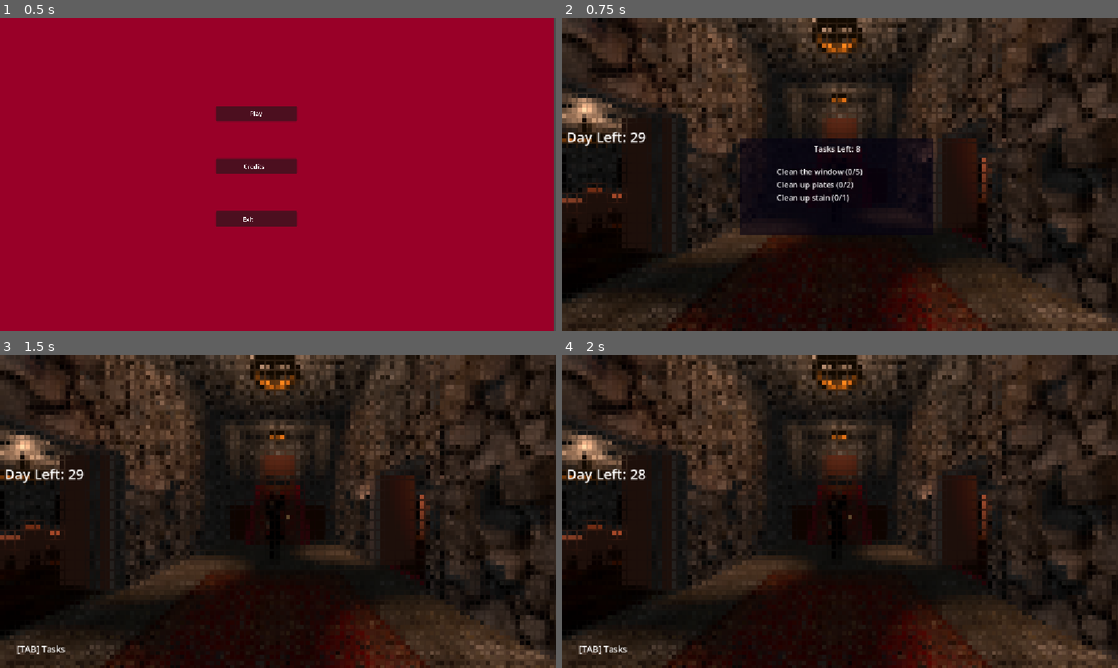
Above: before the commit, frames 1-4 (two rows, left to right).
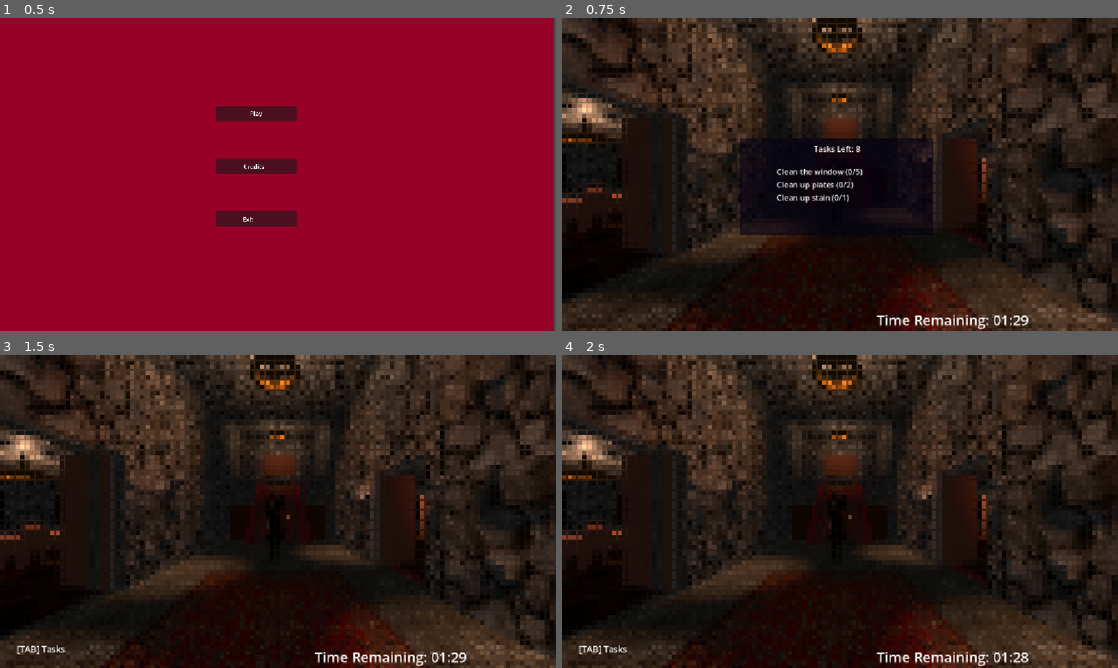
Above: after the commit, the same moments.

Repository: MichaelRRyan/gmtk-2026-countdown
Game: Godot game, scene res://screens/main_menu.tscn
Same seed, same stepped clock (60 frames per second), same inputs: the game is played once before the commit and once after it.
Inputs (mouse positions are in pixels of both pictures, inside the frame that each line leads up to):
- Up to frame 1 (0.5 s): no input
- Up to frame 2 (0.75 s): click "Play" at 0.5 s
- Up to frame 3 (1.5 s): tap Enter at 1.25 s; move the mouse to (305, 511) at 1.27 s; press the mouse at (305, 511) at 1.28 s; hold W (move_forward) from 1.28 s (still down)
- Up to frame 4 (2 s): keep holding W (move_forward); tap Space (jump) at 1.52 s

Frame 1 is identical in both runs. In frame 2, 0.7% of the frame differs, in the area x 0-84%, y 36-100%; in frame 3, 0.7%; in frame 4, 0.7%.

Commit message:
Updated timer

Diff:
--- a/Features/GameLogic/timer.gd
+++ b/Features/GameLogic/timer.gd
@@ -16,7 +16,13 @@
 	dayTimer.start()
 
 func _process(delta):
-	label.text = "Day Left: %d" % dayTimer.time_left
+	var time_remaining: int = dayTimer.time_left
+	var minutes: int = floor(time_remaining / 60.0)
+	var seconds: int = time_remaining % 60
+	label.text = "Time Remaining: %02d:%02d" % [minutes, seconds]
+
+func _start_timer():
+	dayTimer.start()
 
 func _on_timer_timeout():
 	timer_completed.emit()
--- a/Features/Player/HUD/hud.tscn
+++ b/Features/Player/HUD/hud.tscn
@@ -177,16 +177,17 @@
 [node name="CountDownTimer" type="RichTextLabel" parent="." unique_id=1062291649]
 custom_minimum_size = Vector2(500, 0)
 layout_mode = 1
-anchors_preset = 5
-anchor_left = 0.5
-anchor_right = 0.5
-offset_left = -567.0
-offset_top = 222.0
-offset_right = -67.0
-offset_bottom = 269.0
-grow_horizontal = 2
+anchors_preset = 3
+anchor_left = 1.0
+anchor_top = 1.0
+anchor_right = 1.0
+anchor_bottom = 1.0
+offset_left = -500.0
+offset_top = -47.0
+grow_horizontal = 0
+grow_vertical = 0
 theme = SubResource("Theme_qjg4n")
-text = "CountDown Timer: "
+text = "Time Remaining:"
 fit_content = true
 vertical_alignment = 1
 
@@ -205,4 +206,4 @@
 
 [node name="Timer" parent="." unique_id=1417300461 node_paths=PackedStringArray("label") instance=ExtResource("4_2oed0")]
 label = NodePath("../CountDownTimer")
-totalTime = 30.0
+totalTime = 90.0
